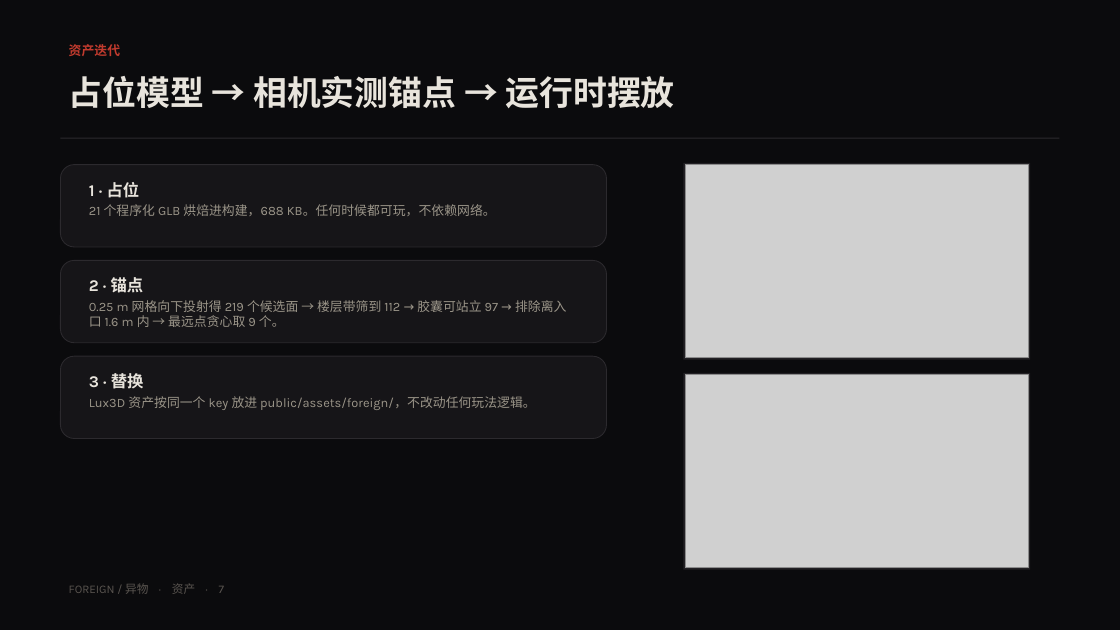
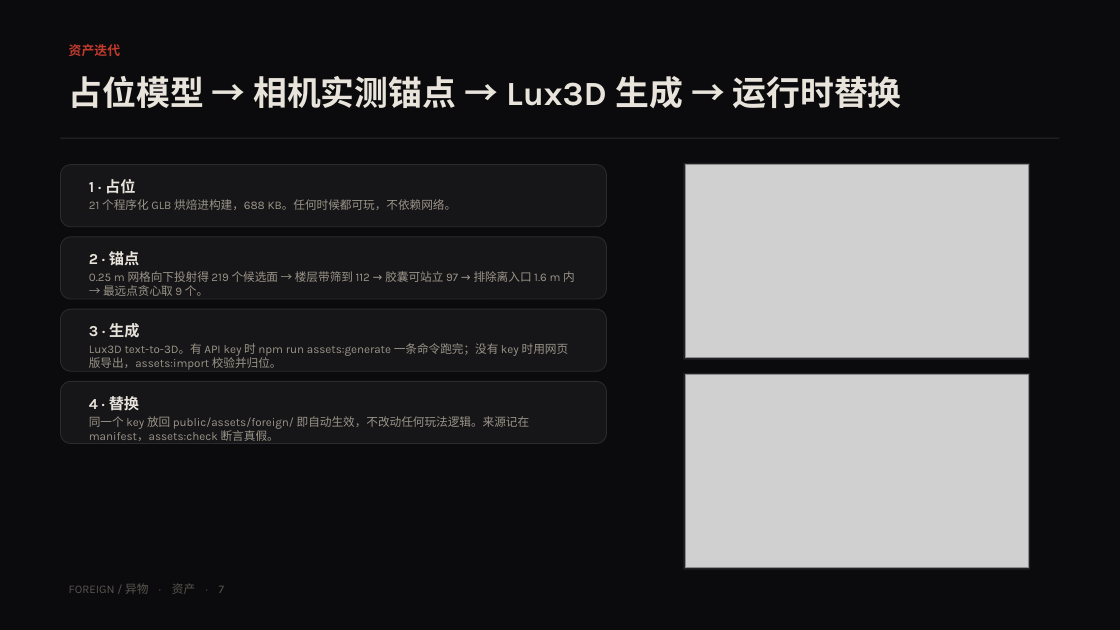
Before and after one commit to cyn-nya/foreign, a slide deck: slide 7 of artifacts/report/FOREIGN-report.pptx. Drawn at 1120x630 pixels with LibreOffice and Linux fonts; fonts in the diff are those of the drawing; grey boxes stand for pictures. Boxes give left, top, right and bottom in pixels: in the first picture for what was removed or moved away, otherwise in the second. Text is boxed around its words. In the diff, an @@ line names an element or a change of style, - is before the commit and + after.

```diff
--- a/artifacts/report/FOREIGN-report.pptx
+++ b/artifacts/report/FOREIGN-report.pptx
@@ text at box(69, 76, 902, 108): text changed @@
-占位模型 → 相机实测锚点 → 运行时摆放
+占位模型 → 相机实测锚点 → Lux3D 生成 → 运行时替换
@@ rounded rectangle: place and size @@
-rounded rectangle at box(60, 165, 607, 247)
+rounded rectangle at box(60, 165, 607, 227)
@@ text "1 · 占位" at box(89, 179, 457, 210): size 14 to 13 pt in "1 · 占位"; size 11 to 10 pt in "21 个程序化 GLB 烘焙进构建，688 KB。任何时候都可玩，不依赖网络。"; less space between paragraphs @@
@@ rounded rectangle: place and size @@
-rounded rectangle at box(60, 260, 607, 343)
+rounded rectangle at box(60, 237, 607, 299)
@@ text "2 · 锚点": place and size @@
-text "2 · 锚点" at box(89, 277, 566, 327)
+text "2 · 锚点" at box(89, 251, 575, 296)
@@ text "2 · 锚点" at box(89, 251, 575, 296): size 14 to 13 pt in "2 · 锚点"; size 11 to 10 pt; less space between paragraphs @@
@@ rounded rectangle added at box(60, 309, 607, 371), fill #161518, outline #2C2A2E 0.75 pt @@
@@ text added at box(89, 323, 569, 370), 10 pt, text #9A9488 @@
+3 · 生成
+Lux3D text-to-3D。有 API key 时 npm run assets:generate 一条命令跑完；没有 key 时用网页版导出，assets:import 校验并归位。
@@ rounded rectangle: place and size @@
-rounded rectangle at box(60, 356, 607, 439)
+rounded rectangle at box(60, 381, 607, 444)
@@ text at box(89, 393, 530, 441): text changed; size 11 to 10 pt @@
-3 · 替换
-Lux3D 资产按同一个 key 放进 public/assets/foreign/，不改动任何玩法逻辑。
+4 · 替换
+同一个 key 放回 public/assets/foreign/ 即自动生效，不改动任何玩法逻辑。来源记在 manifest，assets:check 断言真假。
```
Also in this commit, not shown: 3 other slides changed, 10 other files.
